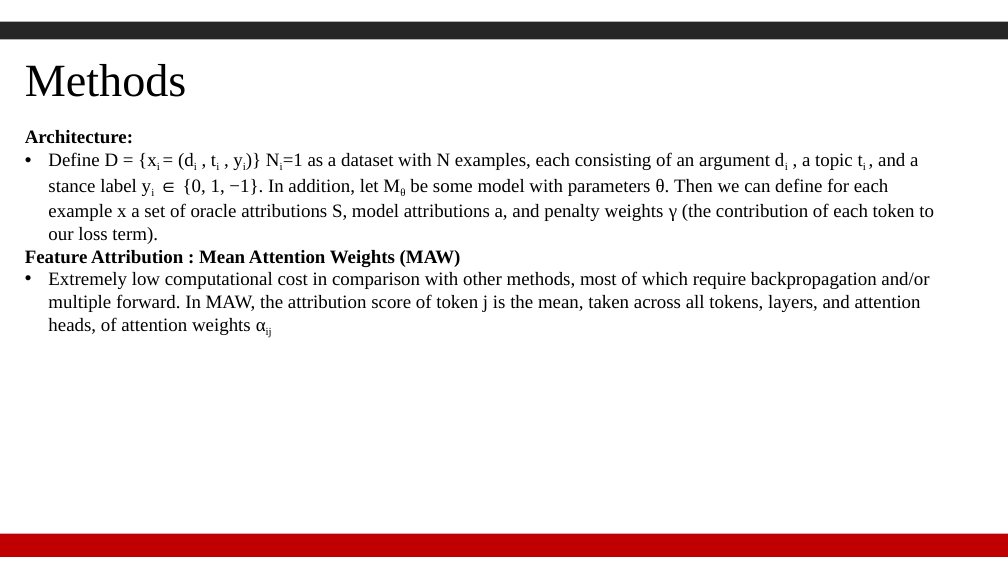
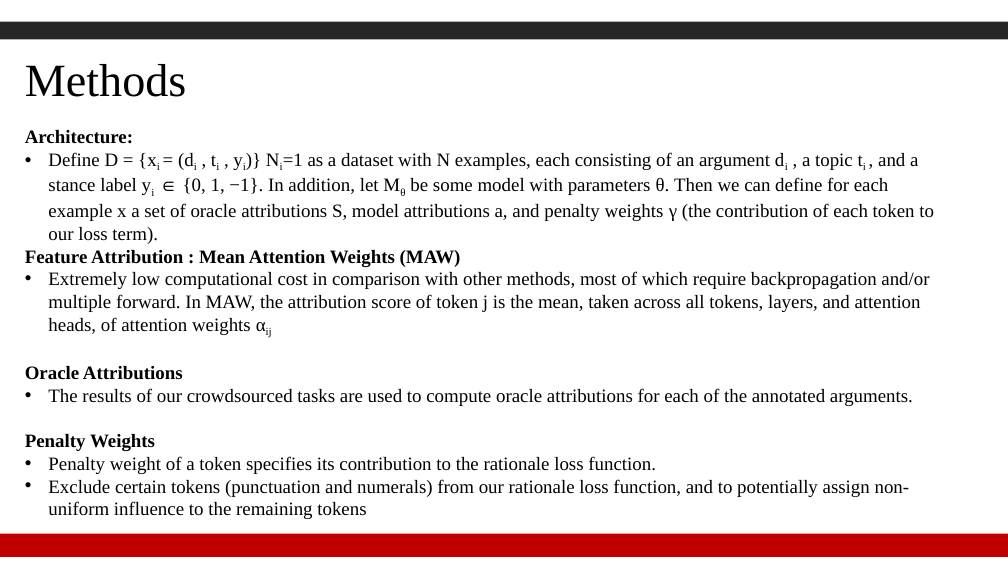
Before and after one commit to Gzk738/GZK_Code, a slide deck: slide 8 of journal club/2022.2.21/Human Rationales as Attribution Priors for Explainable Stance Detection【搜狗文档翻译_译文_英译中】.pdf.pptx. Drawn at 1008x567 pixels with LibreOffice and Linux fonts; fonts in the diff are those of the drawing; background and template pictures are left out. Boxes give left, top, right and bottom in pixels: in the first picture for what was removed or moved away, otherwise in the second. Text is boxed around its words. In the diff, an @@ line names an element or a change of style, - is before the commit and + after.

```diff
--- a/journal club/2022.2.21/Human Rationales as Attribution Priors for Explainable Stance Detection【搜狗文档翻译_译文_英译中】.pdf.pptx
+++ b/journal club/2022.2.21/Human Rationales as Attribution Priors for Explainable Stance Detection【搜狗文档翻译_译文_英译中】.pdf.pptx
@@ text at bbox=[25, 366, 913, 519]: paragraphs added @@
+Oracle Attributions
+• The results of our crowdsourced tasks are used to compute oracle attributions for each of the annotated arguments.
+Penalty Weights
+• Penalty weight of a token specifies its contribution to the rationale loss function.
+• Exclude certain tokens (punctuation and numerals) from our rationale loss function, and to potentially assign non-uniform influence to the remaining tokens
```
Also in this commit, not shown: 13 other slides changed, 1 slide added, 23 other files.
